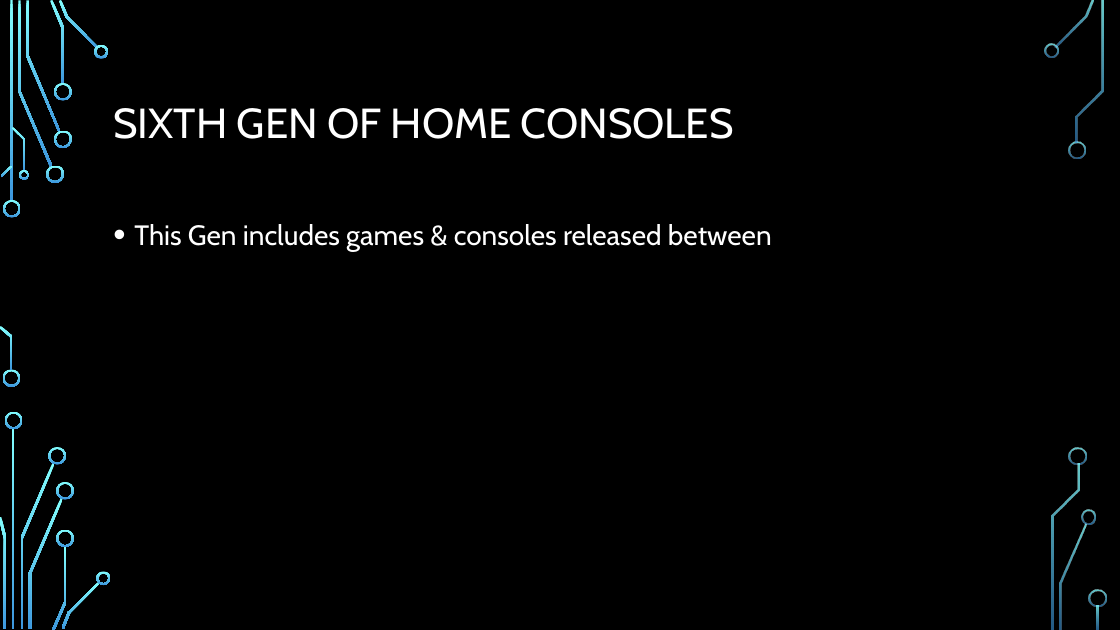
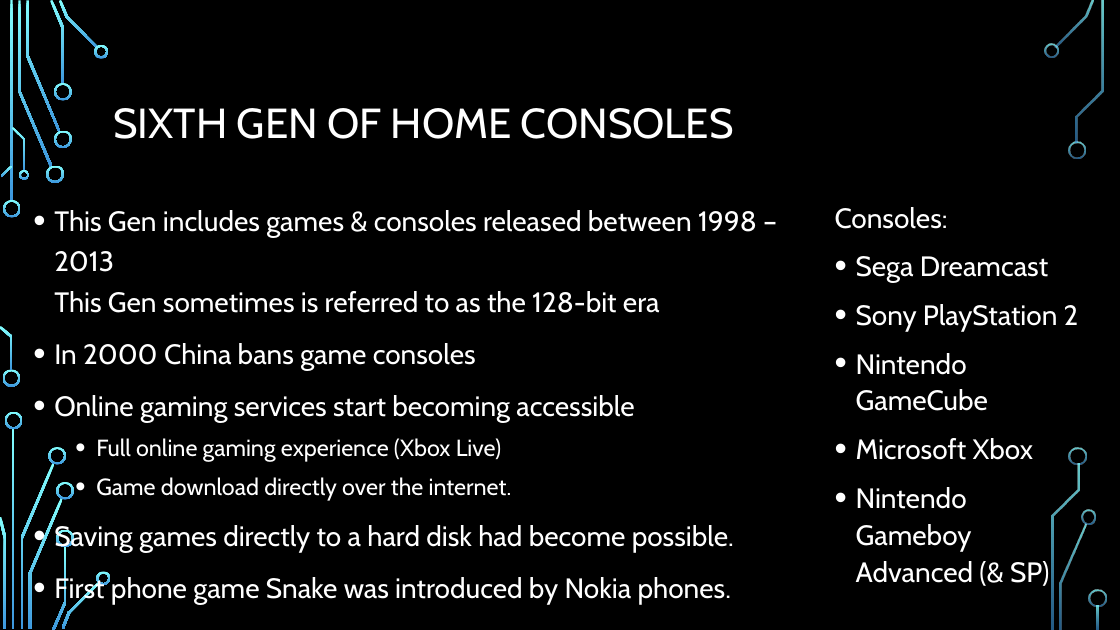
Before and after one commit to Stampard0/Assessments, a slide deck: slide 16 of Informational Technology (Game Design)/Part 1 Redo/Cluster - Introduction to Game Design/AT04/AT04 Video Game History By Richard Pountney.pptx (slide 14 before the commit). Drawn at 1120x630 pixels with LibreOffice and Linux fonts; fonts in the diff are those of the drawing; background and template pictures are left out. Boxes give left, top, right and bottom in pixels: in the first picture for what was removed or moved away, otherwise in the second. Text is boxed around its words. In the diff, an @@ line names an element or a change of style, - is before the commit and + after.

```diff
--- a/Informational Technology (Game Design)/Part 1 Redo/Cluster - Introduction to Game Design/AT04/AT04 Video Game History By Richard Pountney.pptx
+++ b/Informational Technology (Game Design)/Part 1 Redo/Cluster - Introduction to Game Design/AT04/AT04 Video Game History By Richard Pountney.pptx
@@ text added at (835, 207, 1079, 586), 24 pt, text #FFFFFF @@
+Consoles:
+• Sega Dreamcast
+• Sony PlayStation 2
+• Nintendo GameCube
+• Microsoft Xbox
+• Nintendo Gameboy Advanced (& SP)
@@ text at (54, 210, 757, 605): text changed @@
-• This Gen includes games & consoles released between
+• This Gen includes games & consoles released between 1998 – 2013
+  This Gen sometimes is referred to as the 128-bit era
+• In 2000 China bans game consoles
+• Online gaming services start becoming accessible
+  • Full online gaming experience (Xbox Live)
+  • Game download directly over the internet.
+• Saving games directly to a hard disk had become possible.
+• First phone game Snake was introduced by Nokia phones.
```
Also in this commit, not shown: 5 other slides changed, 5 slides added, 2 slides removed.
